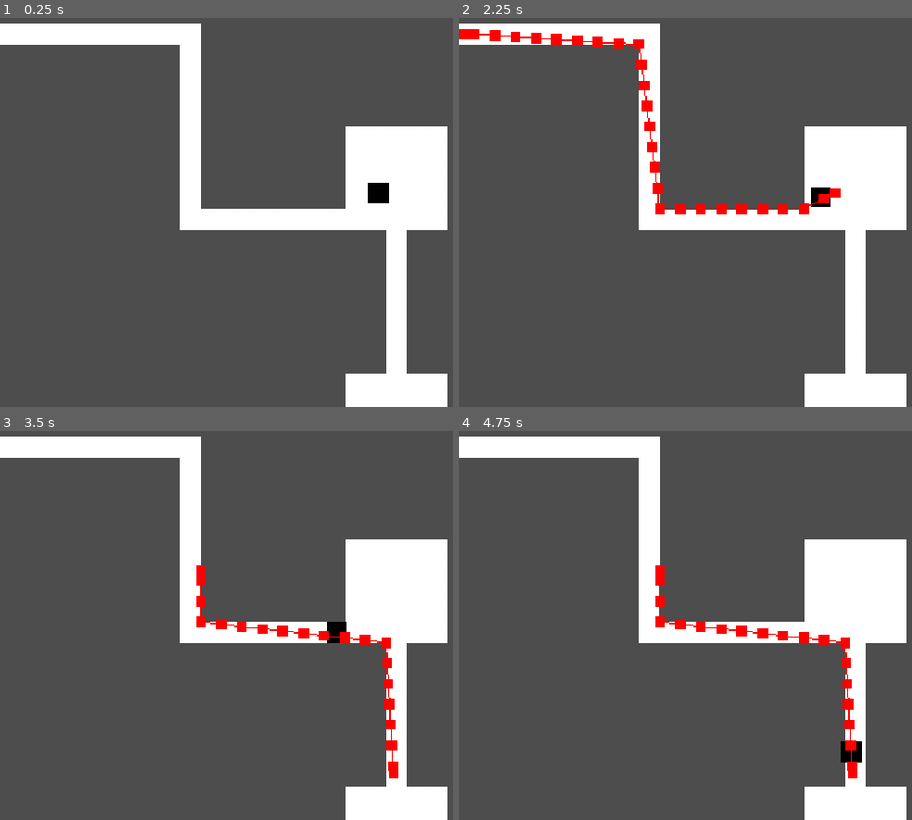
Above: before the commit, frames 1-4 (two rows, left to right).
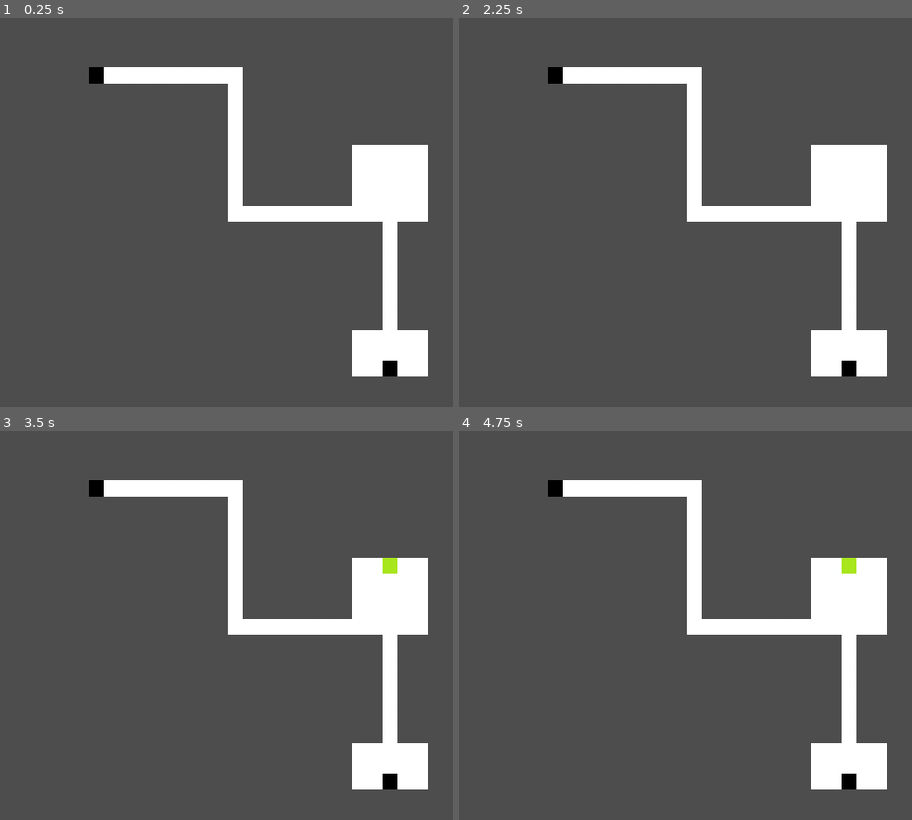
Above: after the commit, the same moments.

Repository: WittySmirk/wardenonholiday
Game: Godot game, scene res://map.tscn
Same seed, same stepped clock (60 frames per second), same inputs: the game is played once before the commit and once after it.
Inputs (mouse positions are in pixels of both pictures, inside the frame that each line leads up to):
- Up to frame 1 (0.25 s): no input
- Up to frame 2 (2.25 s): tap Enter at 0.5, 2 s; move the mouse to (839, 193) at 0.52 s; click (839, 193) at 0.67 s; tap Space at 1.25 s; click (839, 193) at 1.42 s; move the mouse to (463, 33) at 2.02 s; click (463, 33) at 2.17 s
- Up to frame 3 (3.5 s): move the mouse to (394, 773) at 2.77 s; click (394, 773) at 2.92 s
- Up to frame 4 (4.75 s): move the mouse to (outside the picture) at 3.52 s; click (outside the picture) at 3.67 s; move the mouse to (608, 547) at 4.27 s; click (608, 547) at 4.42 s

The runs differ from the first frame. In frame 1, 15% of the frame differs, in the area x 0-99%, y 1-100%; in frame 2, 15%; in frame 3, 15%; in frame 4, 15%.

Commit message:
movement for guards solved

Diff:
--- a/game_state.gd
+++ b/game_state.gd
@@ -2,11 +2,20 @@
 
 var selected_guard: Gaurd = null
 
-func set_selected_target(target: Vector2):
+func set_selected_target(target: MoveTarget):
 	if selected_guard != null:
-		selected_guard.set_movement_target(target)
-		print("set target:", target)
-#
+		if selected_guard.current_node.connections.find(target) != -1:
+			selected_guard.set_movement_target(target)
+			selected_guard = null
+		else:
+			print("cannot set this target")
+
+func in_selected_range(t: MoveTarget):
+	if selected_guard and selected_guard.current_node.connections.find(t) != -1 and t != selected_guard.current_node:
+		return true
+	return false
+
+
 ## Called when the node enters the scene tree for the first time.
 #func _ready() -> void:
 	#pass # Replace with function body.
--- a/guard.gd
+++ b/guard.gd
@@ -1,37 +1,54 @@
 extends CharacterBody2D
 class_name Gaurd
 
-var target: Vector2
+var target: MoveTarget
 var movement_delta: float
-@export var movement_speed: float = 100.0
-@export var nav_agent : NavigationAgent2D
+@export var movement_speed: float = 50.0
+@export var nav_agent: NavigationAgent2D
+@export var current_node: MoveTarget
+@export var cooldown_timer: Timer
 
 func _ready() -> void:
 	nav_agent.velocity_computed.connect(Callable(_on_velocity_computed))
+	current_node.enabled = false
+	nav_agent.path_desired_distance = 4.0
+	nav_agent.target_desired_distance = 4.0
 
-func set_movement_target(movement_target: Vector2):
-	nav_agent.set_target_position(movement_target)
+func set_movement_target(movement_target: MoveTarget):
+	nav_agent.set_target_position(movement_target.global_position)
+	target = movement_target
 
-func _physics_process(delta: float) -> void:
+func _physics_process(delta):
 	# Do not query when the map has never synchronized and is empty.
 	if NavigationServer2D.map_get_iteration_id(nav_agent.get_navigation_map()) == 0:
 		return
-	if nav_agent.is_navigation_finished():
-		return
+	if (nav_agent.is_navigation_finished() or nav_agent.is_target_reached()) and target:
+		current_node = target
+		target = null
+		cooldown_timer.start()
 
-	movement_delta = movement_speed * delta
 	var next_path_position: Vector2 = nav_agent.get_next_path_position()
-	var new_velocity: Vector2 = global_position.direction_to(next_path_position) * movement_delta
+	var new_velocity: Vector2 = global_position.direction_to(next_path_position) * movement_speed
+
+	var distance_to_target = global_position.distance_to(next_path_position)
+
+	if distance_to_target < (movement_speed * delta):
+		new_velocity = global_position.direction_to(next_path_position) * (distance_to_target / delta)
+
 	if nav_agent.avoidance_enabled:
 		nav_agent.set_velocity(new_velocity)
 	else:
 		_on_velocity_computed(new_velocity)
 
-func _on_velocity_computed(safe_velocity: Vector2) -> void:
-	global_position = global_position.move_toward(global_position + safe_velocity, movement_delta)
+func _on_velocity_computed(safe_velocity: Vector2):
+	velocity = safe_velocity
+	move_and_slide()
 
 func _on_area_2d_input_event(viewport: Node, event: InputEvent, shape_idx: int) -> void:
 	if event is InputEventMouseButton and event.pressed:
 		if event.button_index == MOUSE_BUTTON_LEFT:
-			GameState.selected_guard = self
-			print("guard clicked")
+			if cooldown_timer.is_stopped():
+				GameState.selected_guard = self
+				print("guard selected")
+			else:
+				print("on cooldown")
--- a/guard.tscn
+++ b/guard.tscn
@@ -13,27 +13,29 @@
 [sub_resource type="RectangleShape2D" id="RectangleShape2D_ujqdw"]
 size = Vector2(8, 8)
 
-[node name="guard" type="CharacterBody2D" unique_id=1635901800 node_paths=PackedStringArray("nav_agent")]
+[node name="guard" type="CharacterBody2D" unique_id=1635901800 node_paths=PackedStringArray("nav_agent", "cooldown_timer")]
 script = ExtResource("1_dk1vv")
 nav_agent = NodePath("NavigationAgent2D")
+cooldown_timer = NodePath("Timer")
 
 [node name="NavigationAgent2D" type="NavigationAgent2D" parent="." unique_id=585143583]
 debug_enabled = true
 
 [node name="Sprite2D" type="Sprite2D" parent="." unique_id=1577002716]
-position = Vector2(1, 0)
 texture = ExtResource("2_dk1vv")
 
 [node name="CollisionShape2D" type="CollisionShape2D" parent="." unique_id=235998446]
-position = Vector2(1, 0)
 shape = SubResource("RectangleShape2D_51px8")
 
 [node name="Area2D" type="Area2D" parent="." unique_id=580569208]
 script = SubResource("GDScript_14olt")
 
 [node name="CollisionShape2D" type="CollisionShape2D" parent="Area2D" unique_id=2078153663]
-position = Vector2(1, 0)
 shape = SubResource("RectangleShape2D_ujqdw")
+
+[node name="Timer" type="Timer" parent="." unique_id=565907661]
+wait_time = 0.5
+one_shot = true
 
 [connection signal="input_event" from="." to="." method="_on_input_event"]
 [connection signal="velocity_computed" from="NavigationAgent2D" to="." method="_on_navigation_agent_2d_velocity_computed"]
--- a/map.tscn
+++ b/map.tscn
@@ -186,15 +186,44 @@
 tile_map_data = PackedByteArray("AAAAAAEAAQAAAAAAAAABAAEAAQAAAAAAAAACAAEAAQAAAAAAAAADAAEAAQAAAAAAAAAEAAEAAQAAAAAAAAAFAA …(1088 unchanged characters)…
 tile_set = SubResource("TileSet_51px8")
 
-[node name="gaurd" parent="." unique_id=1635901800 instance=ExtResource("2_e0an3")]
-position = Vector2(148, 74)
+[node name="movement_nodes" type="Node2D" parent="." unique_id=73612697]
+
+[node name="move_target" parent="movement_nodes" unique_id=1799719153 node_paths=PackedStringArray("connections") instance=ExtResource("3_e0an3")]
+position = Vector2(4, 12)
+connections = [NodePath("../move_target2")]
+
+[node name="move_target2" parent="movement_nodes" unique_id=1227734488 node_paths=PackedStringArray("connections") instance=ExtResource("3_e0an3")]
+position = Vector2(76, 12)
+connections = [NodePath("../move_target"), NodePath("../move_target3")]
+
+[node name="move_target3" parent="movement_nodes" unique_id=179874527 node_paths=PackedStringArray("connections") instance=ExtResource("3_e0an3")]
+position = Vector2(76, 84)
+connections = [NodePath("../move_target2"), NodePath("../move_target4")]
+
+[node name="move_target4" parent="movement_nodes" unique_id=1376889007 node_paths=PackedStringArray("connections") instance=ExtResource("3_e0an3")]
+position = Vector2(172, 84)
+connections = [NodePath("../move_target3"), NodePath("../move_target5")]
+
+[node name="move_target5" parent="movement_nodes" unique_id=1321135926 node_paths=PackedStringArray("connections") instance=ExtResource("3_e0an3")]
+position = Vector2(172, 52)
+connections = [NodePath("../move_target4"), NodePath("../move_target6")]
+
+[node name="move_target6" parent="movement_nodes" unique_id=991701716 node_paths=PackedStringArray("connections") instance=ExtResource("3_e0an3")]
+position = Vector2(156, 52)
+connections = [NodePath("../move_target5"), NodePath("../move_target7")]
+
+[node name="move_target7" parent="movement_nodes" unique_id=1284434193 node_paths=PackedStringArray("connections") instance=ExtResource("3_e0an3")]
+position = Vector2(156, 164)
+connections = [NodePath("../move_target6")]
+
+[node name="gaurd" parent="." unique_id=749380629 node_paths=PackedStringArray("current_node") instance=ExtResource("2_e0an3")]
+position = Vector2(4, 12)
+current_node = NodePath("../movement_nodes/move_target")
 
 [node name="Camera2D" type="Camera2D" parent="." unique_id=1000948966]
 position = Vector2(146, 76)
-zoom = Vector2(4, 4)
-
-[node name="move_target" parent="." unique_id=1799719153 instance=ExtResource("3_e0an3")]
-position = Vector2(4, 12)
-
-[node name="move_target2" parent="." unique_id=1227734488 instance=ExtResource("3_e0an3")]
-position = Vector2(155, 139)
+zoom = Vector2(3, 3)
+
+[node name="g2" parent="." unique_id=1635901800 node_paths=PackedStringArray("current_node") instance=ExtResource("2_e0an3")]
+position = Vector2(156, 164)
+current_node = NodePath("../movement_nodes/move_target7")
--- a/move_target.gd
+++ b/move_target.gd
@@ -1,7 +1,23 @@
 extends Node2D
+class_name MoveTarget
+
+@export var connections: Array[MoveTarget]
+@export var sprite: Sprite2D
+var enabled: bool = true
+
+func _process(delta: float) -> void:
+	if GameState.in_selected_range(self):
+		sprite.visible = true
+		enabled = true
+		return
+	sprite.visible = false
+	enabled = false
 
 func _on_area_2d_input_event(viewport: Node, event: InputEvent, shape_idx: int) -> void:
-	if event is InputEventMouseButton and event.pressed:
-		if event.button_index == MOUSE_BUTTON_LEFT:
-			GameState.set_selected_target(self.global_position)
-			print("target clicked")
+	if enabled:
+		if event is InputEventMouseButton and event.pressed:
+			if event.button_index == MOUSE_BUTTON_LEFT:
+				GameState.set_selected_target(self)
+				print("target clicked")
+func set_enabled(b: bool) -> void:
+	enabled = b
--- a/move_target.tscn
+++ b/move_target.tscn
@@ -1,16 +1,21 @@
 [gd_scene format=3 uid="uid://krut1eodpew1"]
 
 [ext_resource type="Script" uid="uid://c3hueo1sjq2ab" path="res://move_target.gd" id="1_and86"]
+[ext_resource type="Texture2D" uid="uid://ck17ttwficlx0" path="res://green_square.png" id="2_inva3"]
 
-[sub_resource type="CircleShape2D" id="CircleShape2D_51px8"]
-radius = 4.0
+[sub_resource type="RectangleShape2D" id="RectangleShape2D_e0an3"]
+size = Vector2(8, 8)
 
-[node name="move_target" type="Node2D" unique_id=1799719153]
+[node name="move_target" type="Node2D" unique_id=1799719153 node_paths=PackedStringArray("sprite")]
 script = ExtResource("1_and86")
+sprite = NodePath("Sprite2D")
 
 [node name="Area2D" type="Area2D" parent="." unique_id=649144022]
 
 [node name="CollisionShape2D" type="CollisionShape2D" parent="Area2D" unique_id=1910419176]
-shape = SubResource("CircleShape2D_51px8")
+shape = SubResource("RectangleShape2D_e0an3")
+
+[node name="Sprite2D" type="Sprite2D" parent="." unique_id=725191128]
+texture = ExtResource("2_inva3")
 
 [connection signal="input_event" from="Area2D" to="." method="_on_area_2d_input_event"]
Binary file added: green_square.png
Not shown, added: green_square.png.import
